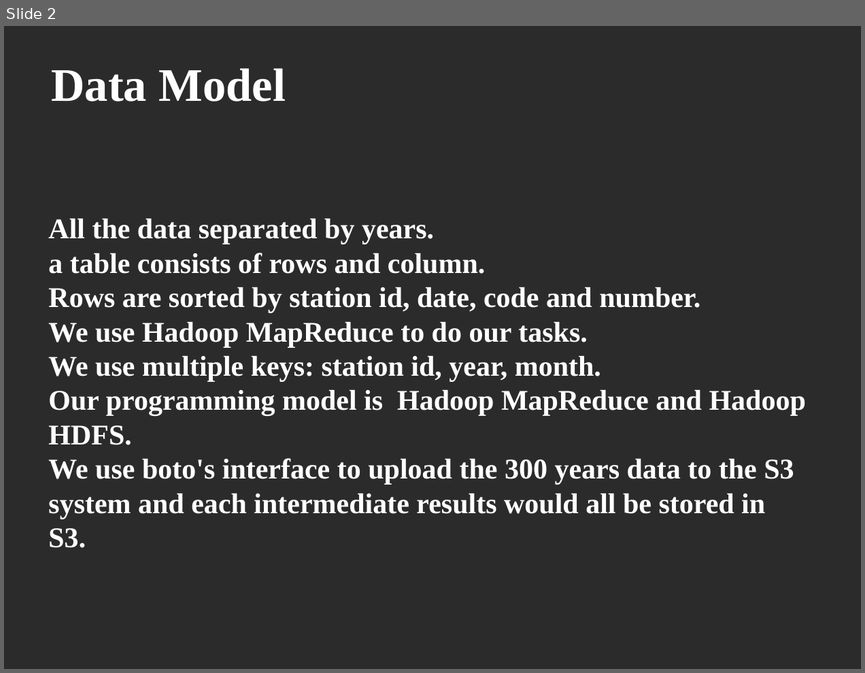
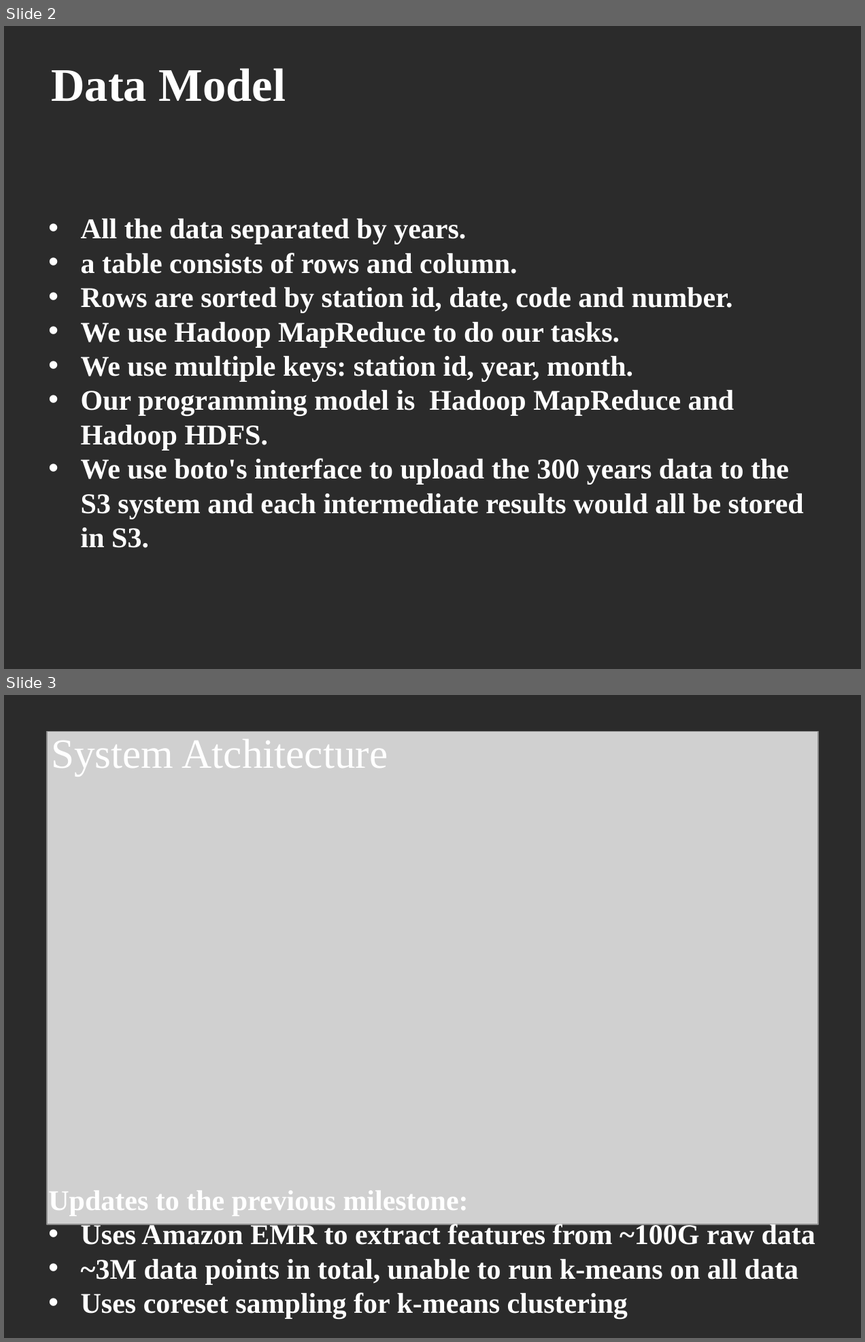
Before and after one commit to raynald/ETH_BBBigData, a slide deck: report_milestone3/Milestone 3.pptx. Shown one above the other, each under a label of ours: slide 2 before the commit, slides 2 and 3 after it. The pictures are 865x673 and 865x1342 pixels, drawn with LibreOffice and Linux fonts; fonts in the diff are those of the drawing; grey boxes stand for pictures; background and template pictures are left out; a plain dark background stands for a picture behind light text. Boxes give left, top, right and bottom in pixels: in the first picture for what was removed or moved away, otherwise in the second. Text is boxed around its words. In the diff, an @@ line names an element or a change of style, - is before the commit and + after.

```diff
--- a/report_milestone3/Milestone 3.pptx
+++ b/report_milestone3/Milestone 3.pptx
@@ slide 3 added at [4, 695, 861, 1338], background picture (left out) @@
@@ picture added at [47, 732, 818, 1225] @@
@@ text added at [51, 739, 388, 776], 35 pt, text #FFFFFF @@
+System Atchitecture
@@ text added at [48, 1190, 815, 1319], 24 pt, text #FFFFFF, bold @@
+Updates to the previous milestone:
+• Uses Amazon EMR to extract features from ~100G raw data
+• ~3M data points in total, unable to run k-means on all data
+• Uses coreset sampling for k-means clustering
@@ slide 2 changed as well @@
@@ text "All the data separated by ..." at [81, 218, 804, 548]: bullet none to • @@
```
Also in this commit, not shown: 4 other slides changed, 1 slide removed, 11 other files.
